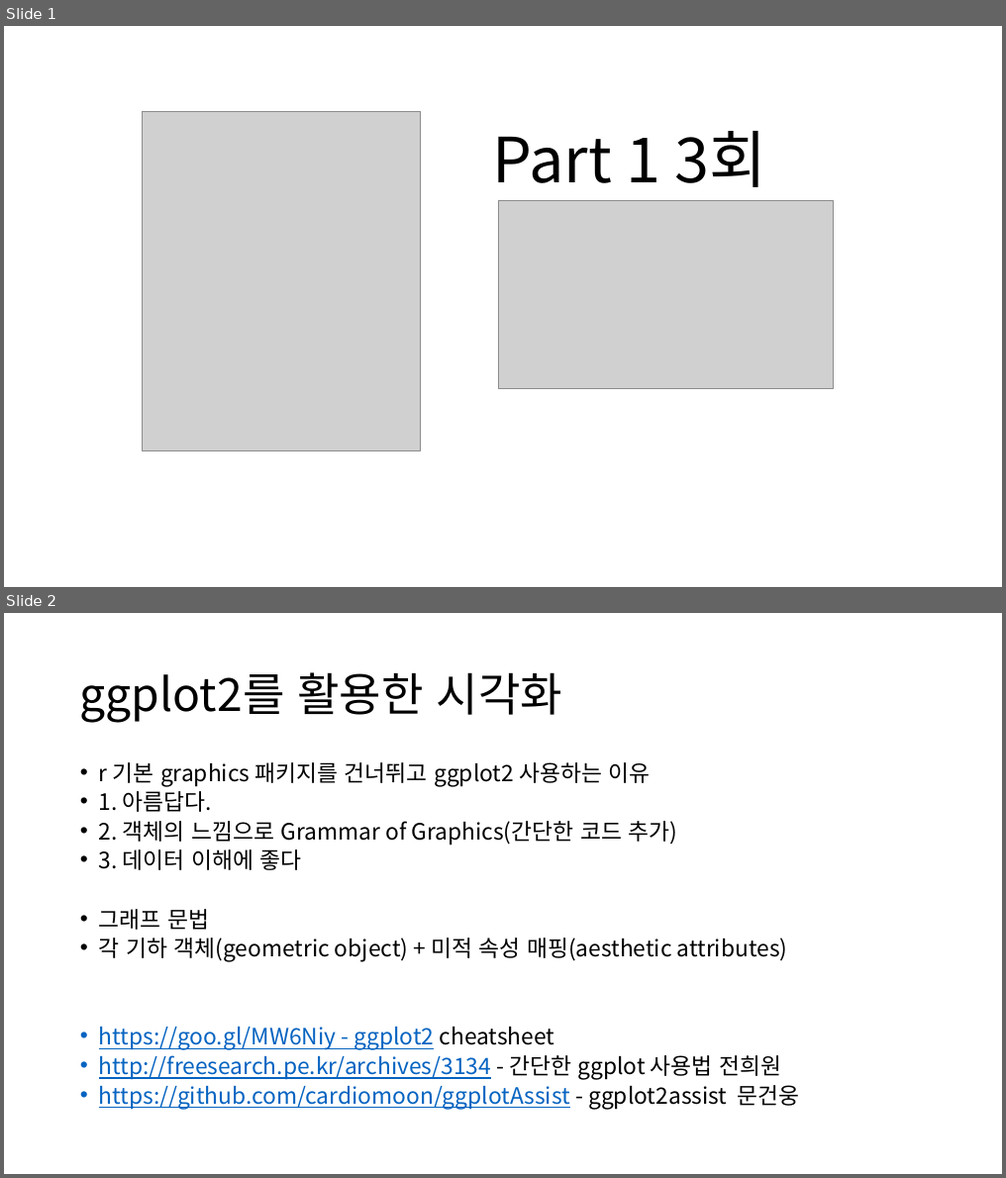
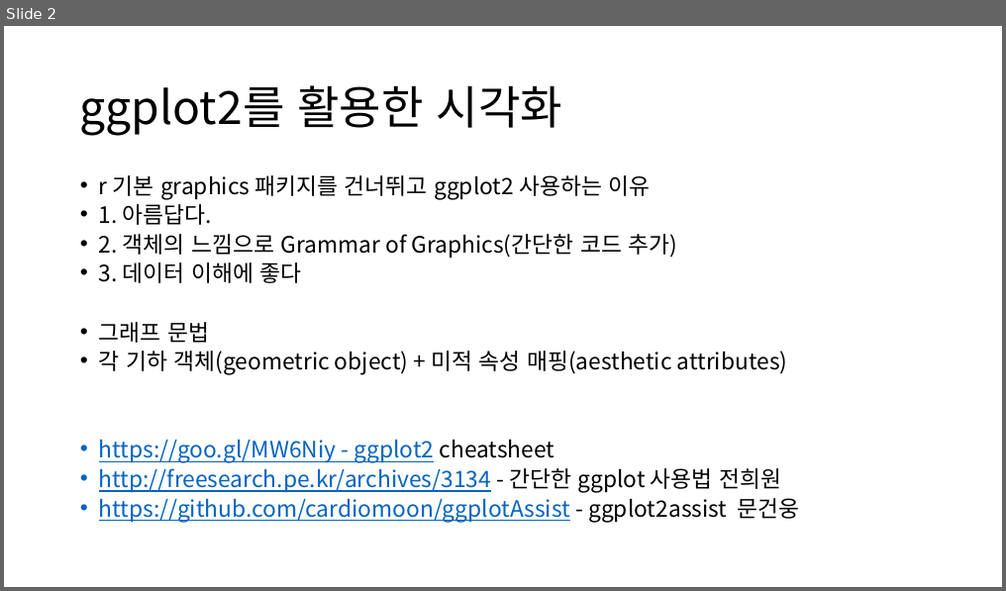
Before and after one commit to GurneyKim/RTong, a slide deck: Part1/3회/part1_3.pptx. Shown one above the other, each under a label of ours: slides 1 and 2 before the commit, slide 2 after it. The pictures are 1006x1178 and 1006x591 pixels, drawn with LibreOffice and Linux fonts; fonts in the diff are those of the drawing; grey boxes stand for pictures. Boxes give left, top, right and bottom in pixels: in the first picture for what was removed or moved away, otherwise in the second. Text is boxed around its words. In the diff, an @@ line names an element or a change of style, - is before the commit and + after.

```diff
--- a/Part1/3회/part1_3.pptx
+++ b/Part1/3회/part1_3.pptx
@@ slide 1 removed at [4, 26, 1002, 587], background #FFFFFF @@
@@ picture removed at [142, 111, 420, 452] @@
@@ title removed at [493, 131, 766, 187] @@
-Part 1 3회
@@ picture removed at [498, 200, 833, 389] @@
```
Also in this commit, not shown: 1 slide added, 10 other files.
